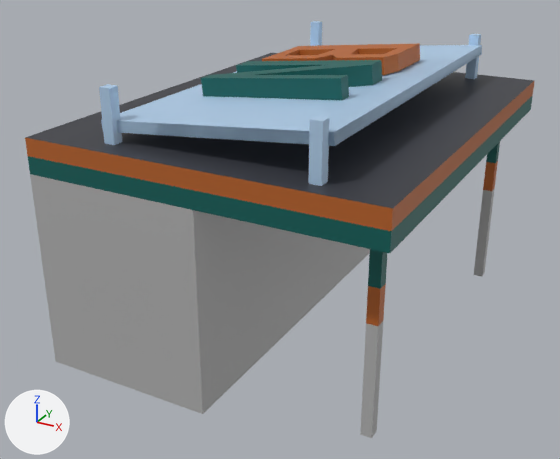
Before and after pictures for a commit that changed the FBX model Assets/3d Models/Terminal.fbx.
Rendered twice from a camera (50 mm lens) standing at (13.21, -21.44, 13.43) and looking at (1.96, -0.97, 3.2). Every picture has the same lights, and +X, +Y and +Z are marked at lower left. Vertices at the same position are counted once.
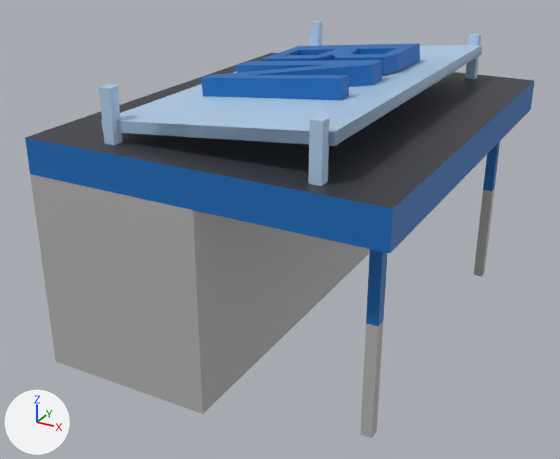
Boxes (x1, y1, x2, y2) around the edits, measured in the pictures (560 x 459 px):
part 1 of me_cube_007, recoloured: (25, 43, 534, 326) in both
part 2 of me_cube_007, recoloured (cyan to blue): (28, 60, 533, 289) in both

The change, as a diff of the scene's bpy script:
```diff
--- a/Assets/3d Models/Terminal.fbx.py
+++ b/Assets/3d Models/Terminal.fbx.py
@@ mat_mat_orange_003 @@
+mat_mat_orange_003 = principled_material('Mat_Orange.003')
+mat_mat_orange_003.base_color = (0.00651, 0.147, 0.485)  # blue #136bb9
@@ mat_mat_color_001 @@
+mat_mat_color_001 = principled_material('Mat_Color.001')
+mat_mat_color_001.base_color = (0.00651, 0.147, 0.485)  # blue #136bb9
@@ me_cube_007 @@
 me_cube_007.from_pydata(...)  # 192 vertices, 174 faces; spans x -2.74..7.93, y -6.87..6.87, z 0.0..8.89
 # used by ob_cube; location = (0.0, 0.0, 0.0)
+# me_cube_007 part 1: all 74 faces that had it switch from mat_mat_orange (orange #b96326) to mat_mat_orange_003 (blue #136bb9)
+# me_cube_007 part 2: all 36 faces that had it switch from mat_mat_color (dark cyan #005f59) to mat_mat_color_001 (blue #136bb9)
 me_cube_007.materials.append(mat_mat_white)
```
